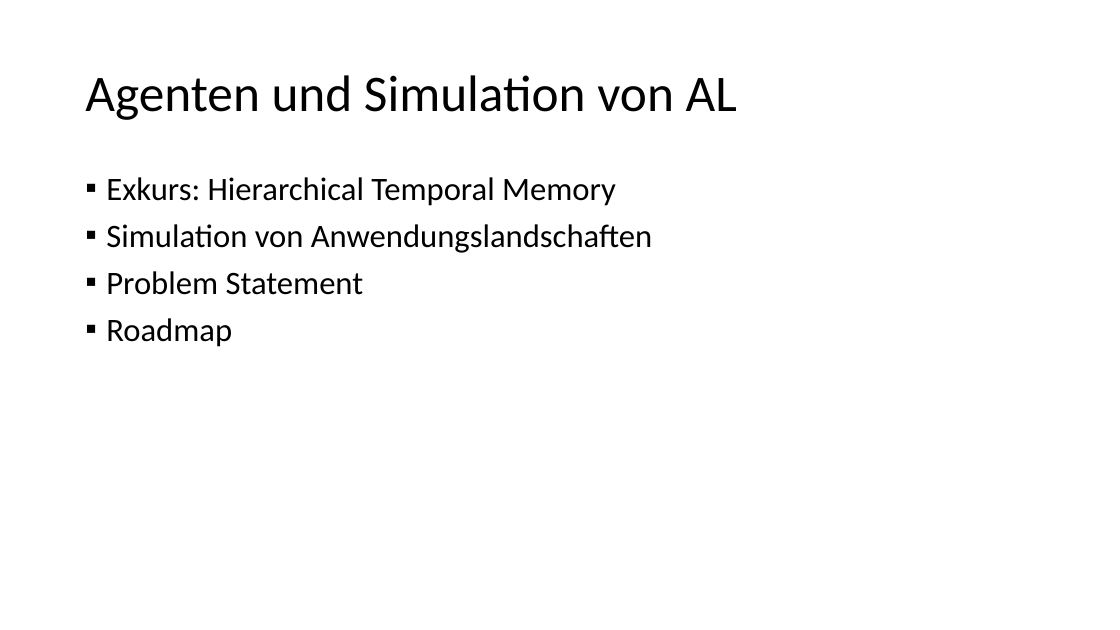
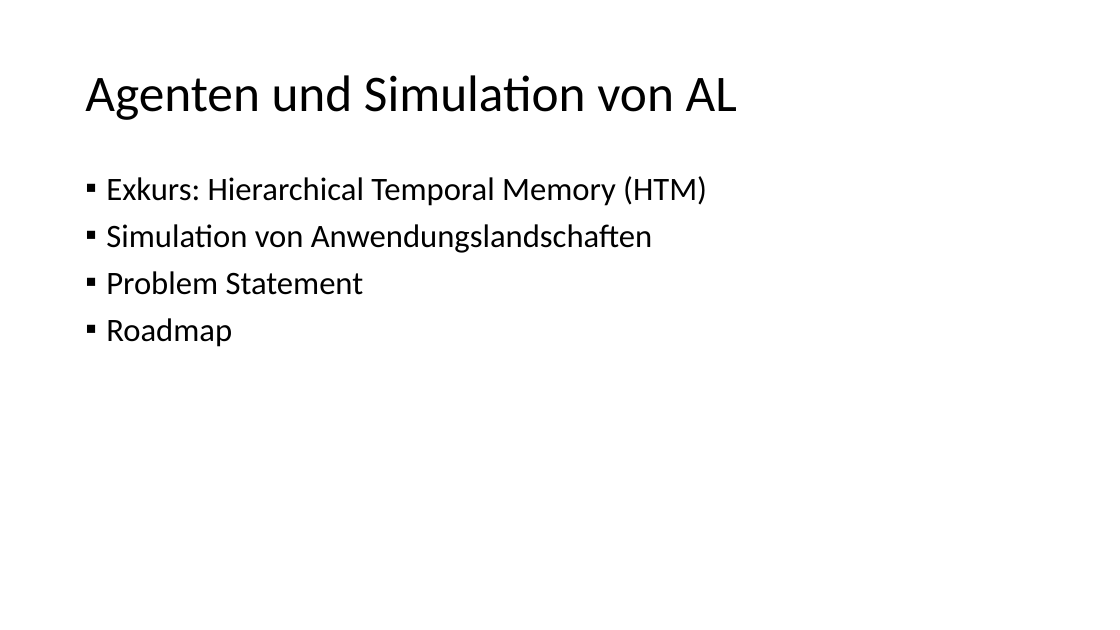
Before and after one commit to danck/hsem, a slide deck: slide 2 of Vortrag/hsem.pptx. Drawn at 1120x630 pixels with LibreOffice and Linux fonts; fonts in the diff are those of the drawing. Boxes give left, top, right and bottom in pixels: in the first picture for what was removed or moved away, otherwise in the second. Text is boxed around its words. In the diff, an @@ line names an element or a change of style, - is before the commit and + after.

```diff
--- a/Vortrag/hsem.pptx
+++ b/Vortrag/hsem.pptx
@@ text at <box>106,176,707,206</box>: text changed @@
-▪ Exkurs: Hierarchical Temporal Memory
+▪ Exkurs: Hierarchical Temporal Memory (HTM)
```
Also in this commit, not shown: 6 other slides changed, 18 slides added, 5 slides removed.
